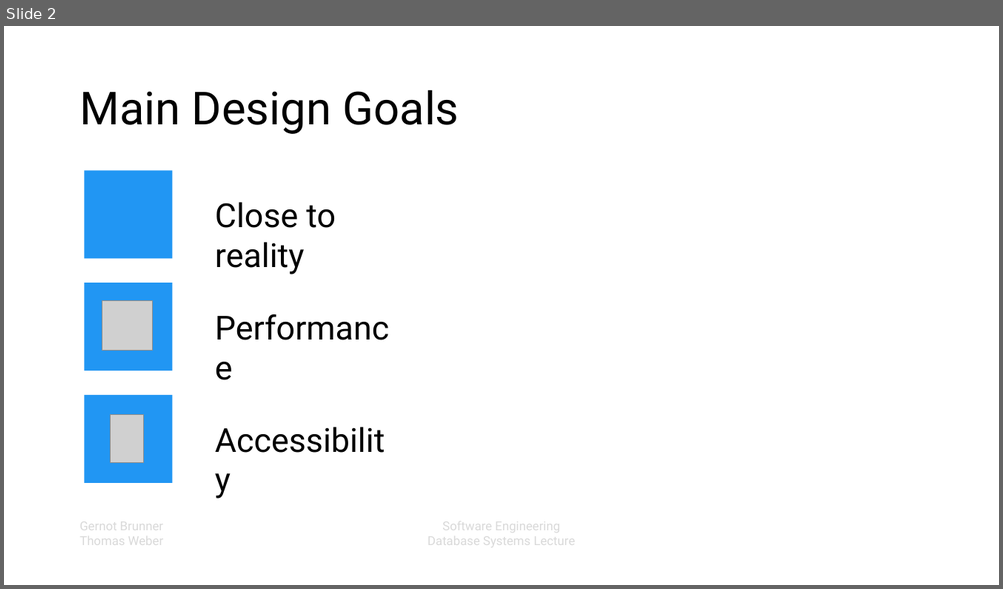
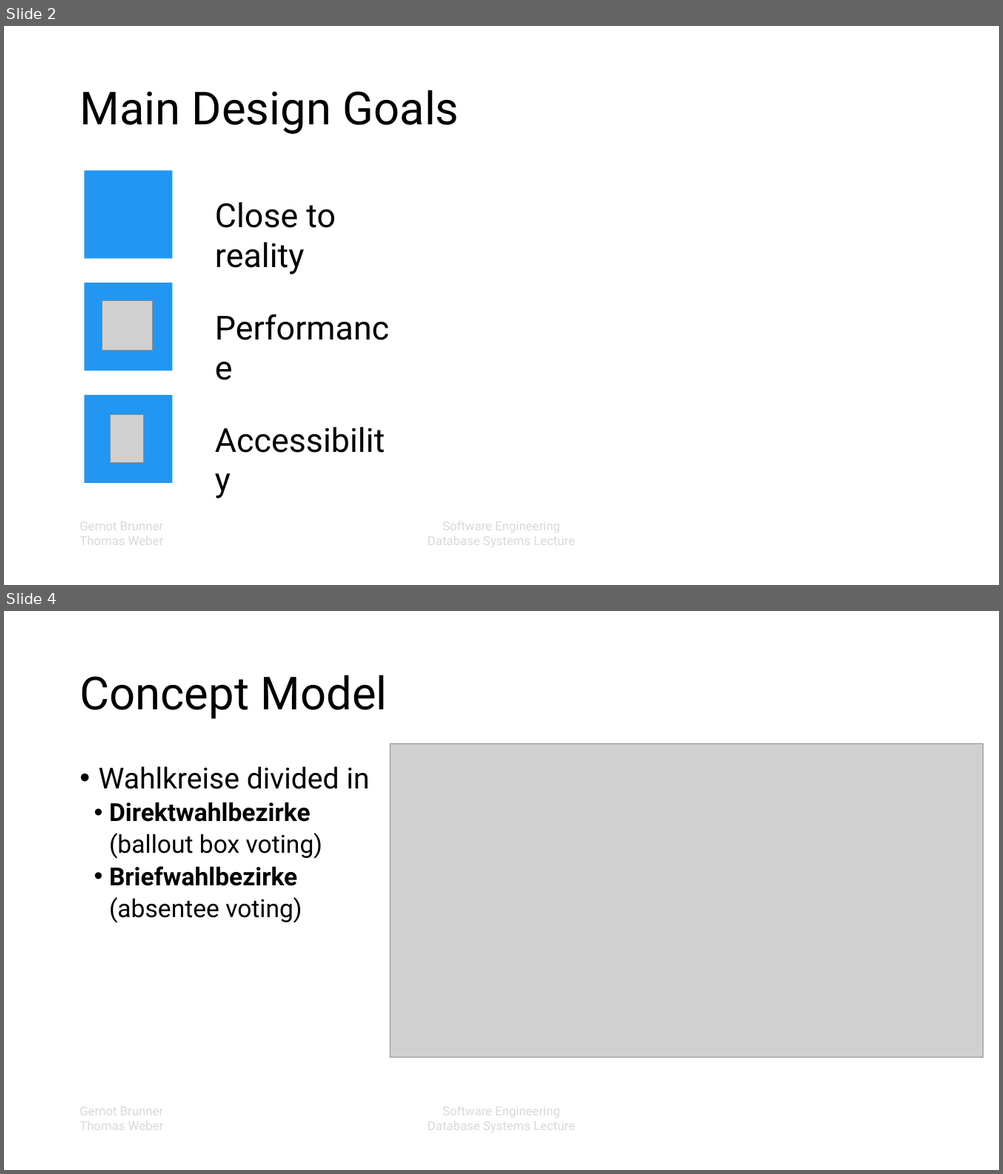
Before and after one commit to elordin/dbs, a slide deck: slides.pptx. Shown one above the other, each under a label of ours: slide 2 before the commit, slides 2 and 4 after it; the slides between them are not shown. The pictures are 1003x589 and 1003x1174 pixels, drawn with LibreOffice and Linux fonts; fonts in the diff are those of the drawing; grey boxes stand for pictures; background and template pictures are left out. Boxes give left, top, right and bottom in pixels: in the first picture for what was removed or moved away, otherwise in the second. Text is boxed around its words. In the diff, an @@ line names an element or a change of style, - is before the commit and + after.

Commit message:
-created section Concept Model and Database

```diff
--- a/slides.pptx
+++ b/slides.pptx
@@ slide 4 added at <box>4,611,999,1170</box>, background #FFFFFF; not listed: 2 template elements that a slide beside it also shows @@
@@ title added at <box>79,675,387,719</box>, 44 pt, text #000000 @@
+Concept Model
@@ picture added at <box>390,743,983,1058</box> @@
@@ text added at <box>99,766,370,923</box>, 24 pt, text #000000 @@
+• Wahlkreise divided in
+  • Direktwahlbezirke
+  (ballout box voting)
+  • Briefwahlbezirke
+  (absentee voting)
```
Also in this commit, not shown: 6 other slides added, 1 slide removed.
